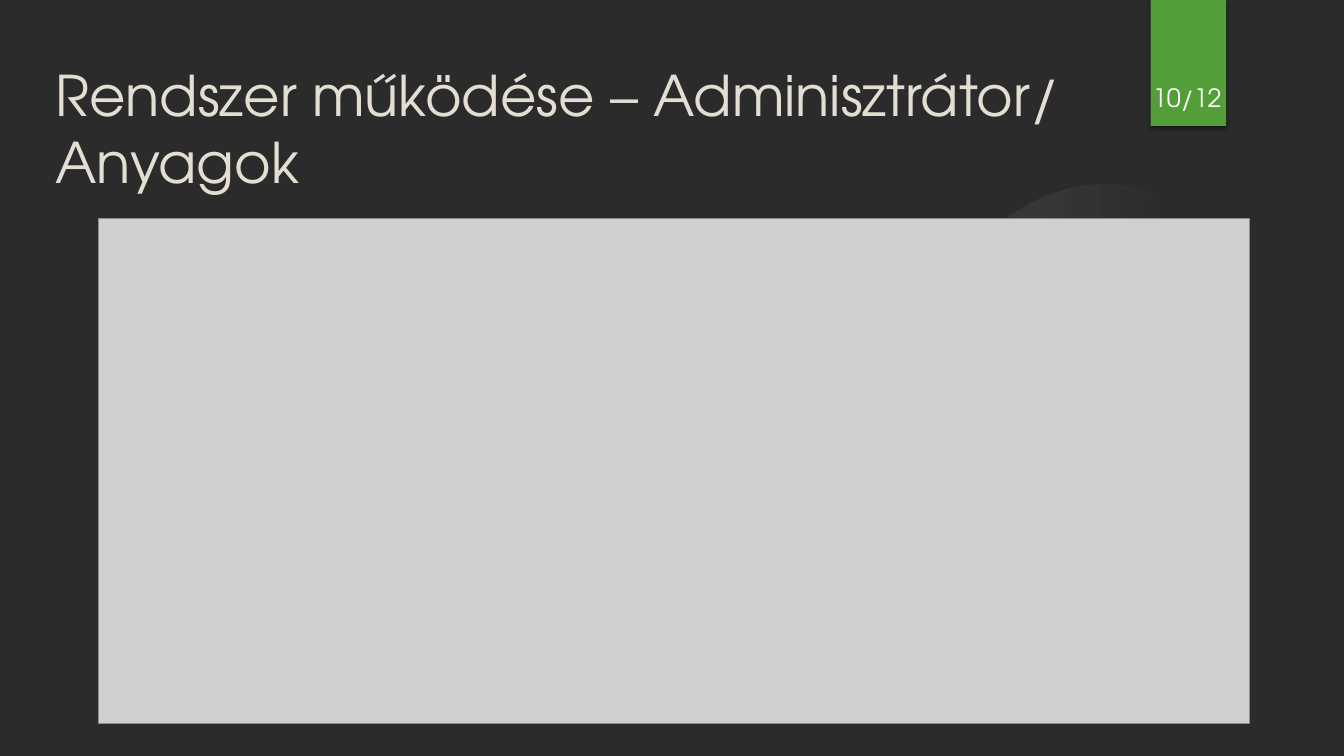
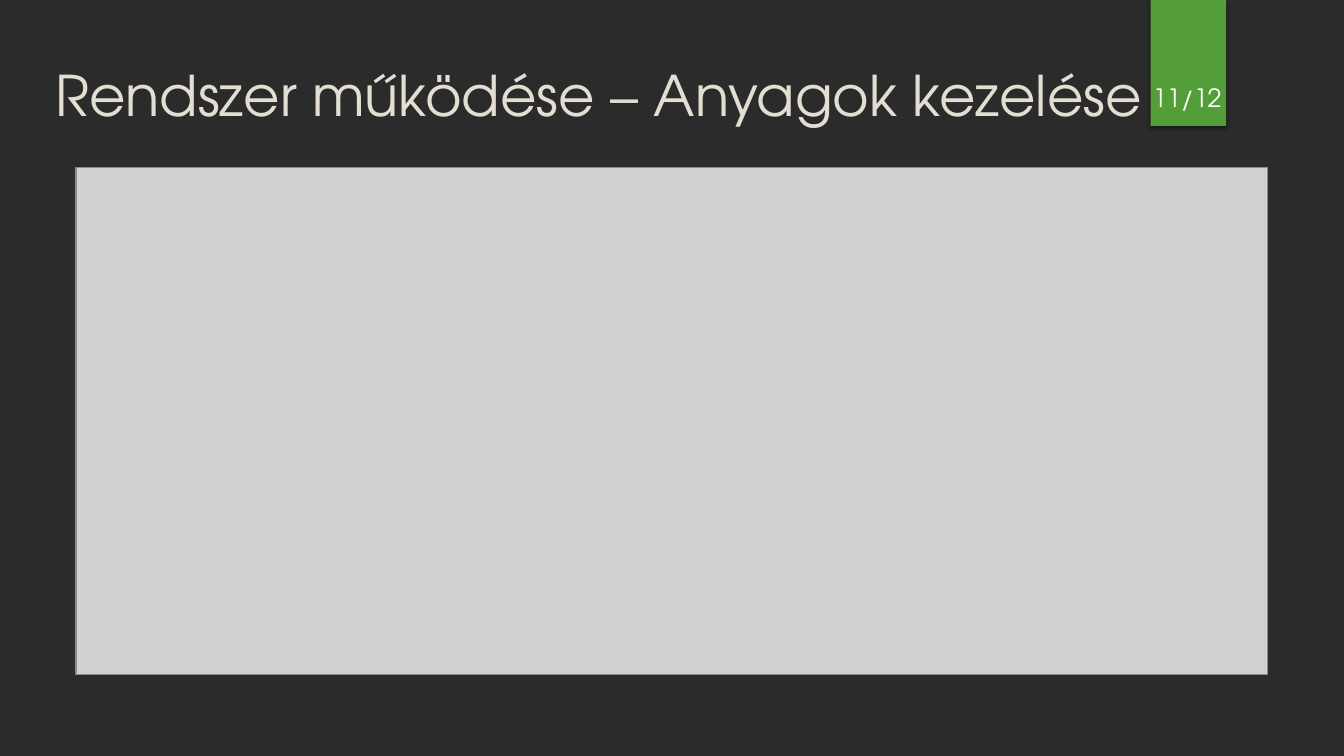
Before and after one commit to smnandor/Tervez-s-I.-II., a slide deck: slide 11 of Tervezes II/presentations/Szakdolgozat_prezentáció_16_9_IAUL0M_v7.pptx (slide 10 before the commit). Drawn at 1344x756 pixels with LibreOffice and Linux fonts; fonts in the diff are those of the drawing; grey boxes stand for pictures; background and template pictures are left out; a plain dark background stands for a picture behind light text. Boxes give left, top, right and bottom in pixels: in the first picture for what was removed or moved away, otherwise in the second. Text is boxed around its words. In the diff, an @@ line names an element or a change of style, - is before the commit and + after.

```diff
--- a/Tervezes II/presentations/Szakdolgozat_prezentáció_16_9_IAUL0M_v7.pptx
+++ b/Tervezes II/presentations/Szakdolgozat_prezentáció_16_9_IAUL0M_v7.pptx
@@ text at (56, 73, 1142, 128): text changed @@
-Rendszer működése – Adminisztrátor/
-Anyagok
+Rendszer működése – Anyagok kezelése
@@ page number at (1153, 88, 1222, 111): text changed @@
-10/12
+11/12
@@ picture: place and size @@
-picture at (99, 219, 1250, 724)
+picture at (76, 167, 1267, 675)
```
Also in this commit, not shown: 6 other slides changed, 1 slide added, 25 other files.
